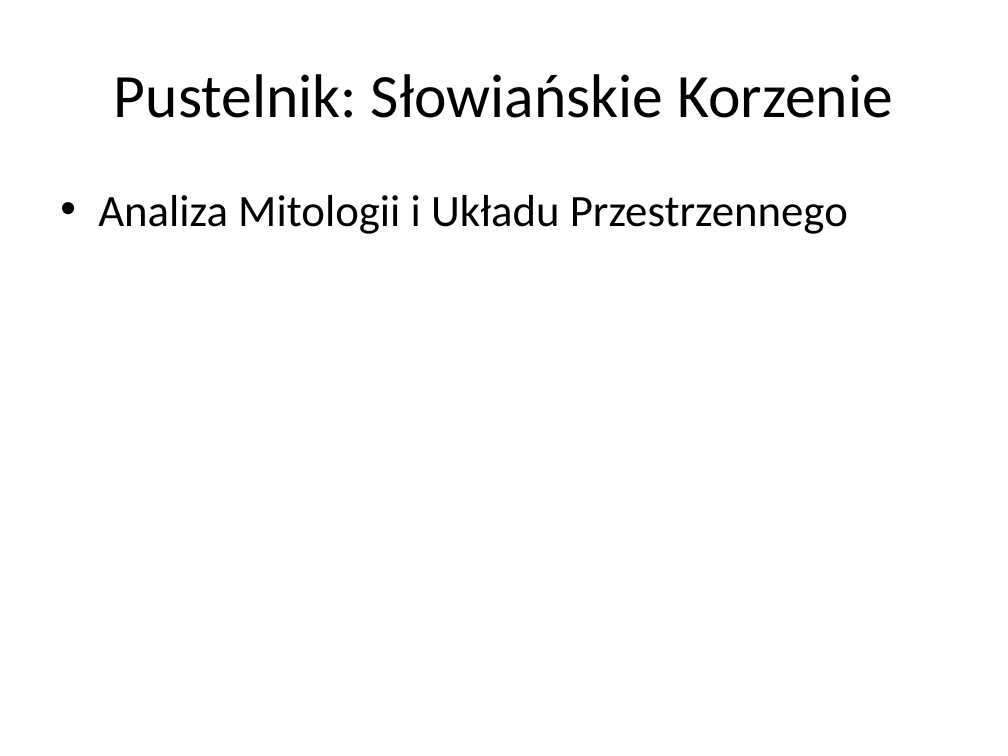
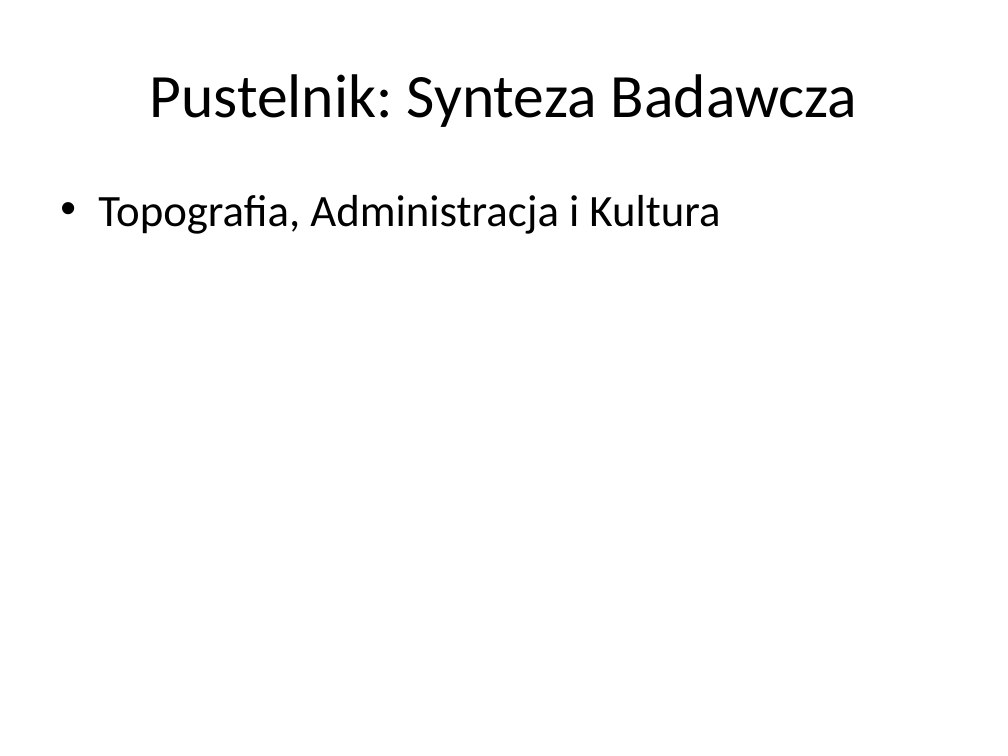
Before and after one commit to lindi2k23-eng/pustel, a slide deck: slide 1 of Analiza_Historyczno-Badawcza_Najnowszego Pustelnika170520266.pptx. Drawn at 1008x756 pixels with LibreOffice and Linux fonts; fonts in the diff are those of the drawing. Boxes give left, top, right and bottom in pixels: in the first picture for what was removed or moved away, otherwise in the second. Text is boxed around its words. In the diff, an @@ line names an element or a change of style, - is before the commit and + after.

```diff
--- a/Analiza_Historyczno-Badawcza_Najnowszego Pustelnika170520266.pptx
+++ b/Analiza_Historyczno-Badawcza_Najnowszego Pustelnika170520266.pptx
@@ title at [150, 74, 858, 127]: text changed @@
-Pustelnik: Słowiańskie Korzenie
+Pustelnik: Synteza Badawcza
@@ text at [98, 195, 720, 234]: text changed @@
-• Analiza Mitologii i Układu Przestrzennego
+• Topografia, Administracja i Kultura
```
Also in this commit, not shown: 3 other slides changed, 2 slides added, 2 slides removed, 2 other files.
